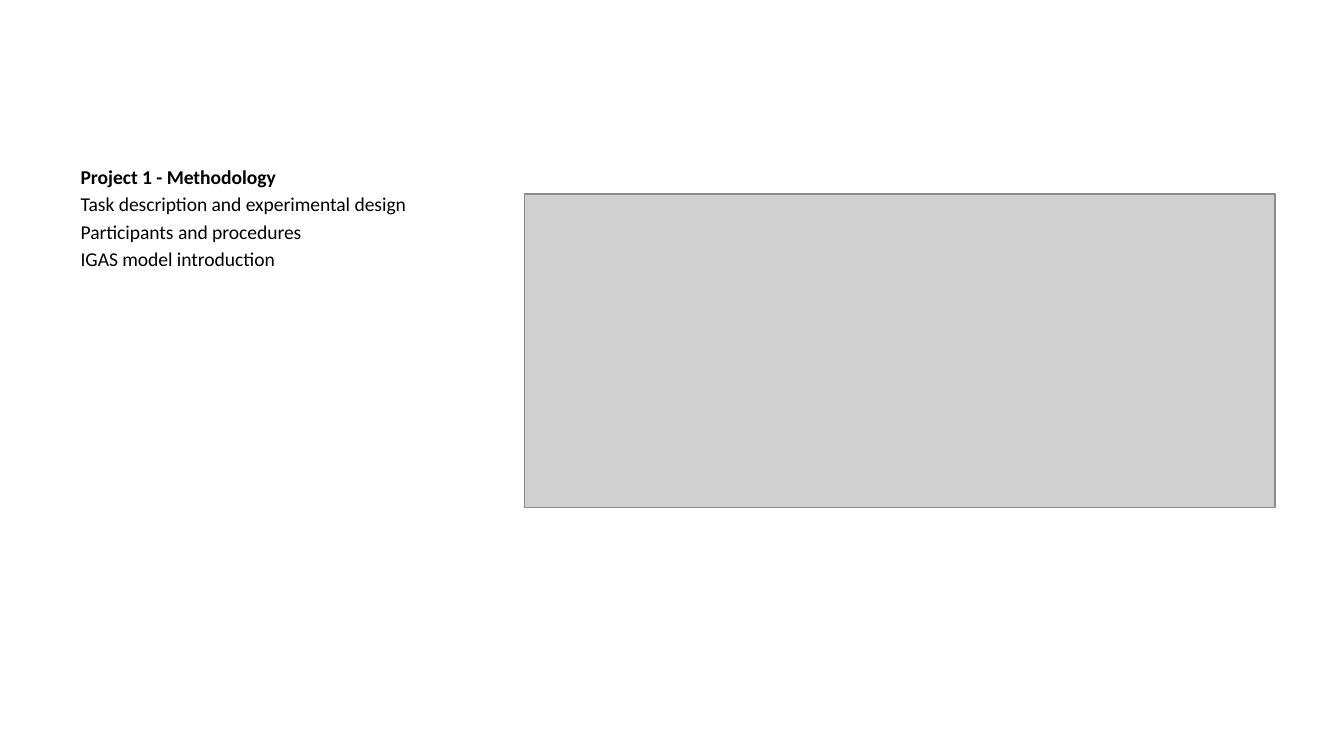
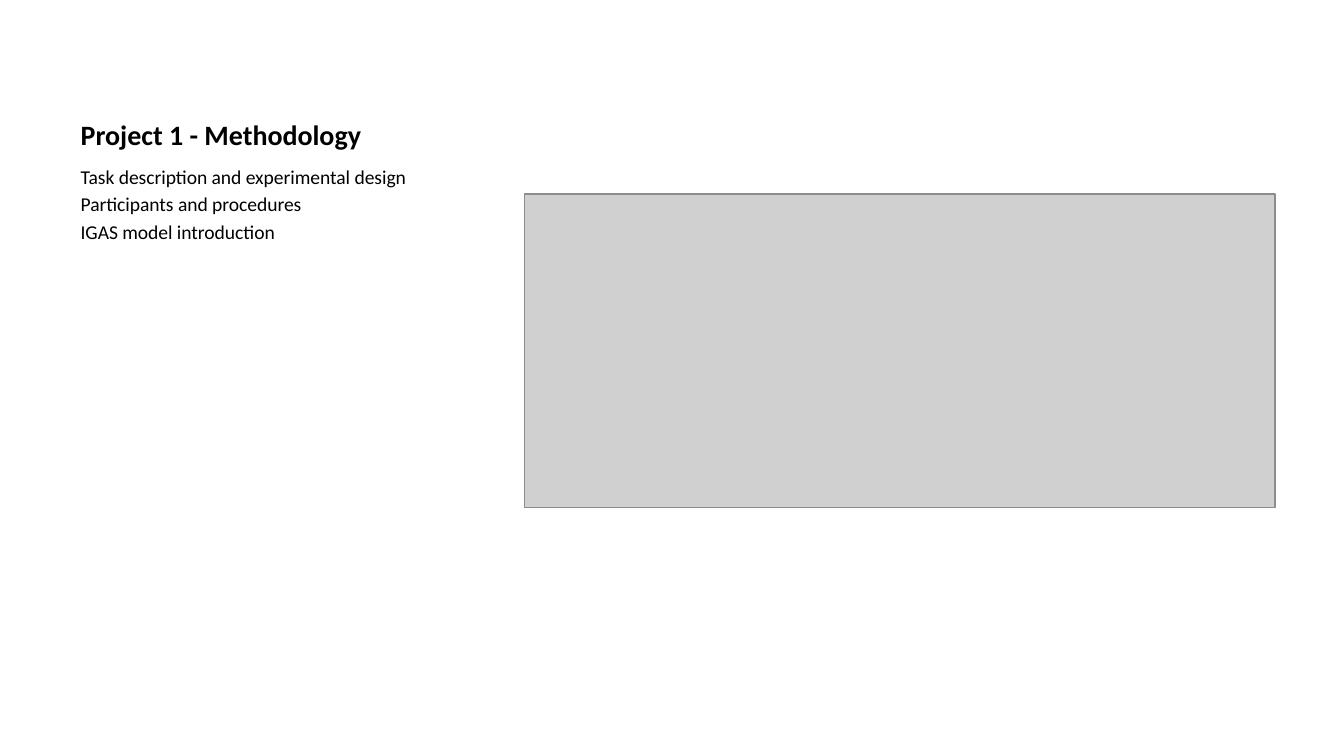
Before and after one commit to tegorman13/Dissertation, a slide deck: slide 7 of docs/Presentation/slides.pptx. Drawn at 1344x756 pixels with LibreOffice and Linux fonts; fonts in the diff are those of the drawing; grey boxes stand for pictures. Boxes give left, top, right and bottom in pixels: in the first picture for what was removed or moved away, otherwise in the second. Text is boxed around its words. In the diff, an @@ line names an element or a change of style, - is before the commit and + after.

```diff
--- a/docs/Presentation/slides.pptx
+++ b/docs/Presentation/slides.pptx
@@ title added at (81,125,361,150), 15 pt, text #000000, bold @@
+Project 1 - Methodology
@@ text at (81,170,276,188): paragraph removed @@
-Project 1 - Methodology
```
Also in this commit, not shown: 13 other slides changed, 1 slide added, 1 slide removed, 7 other files.
